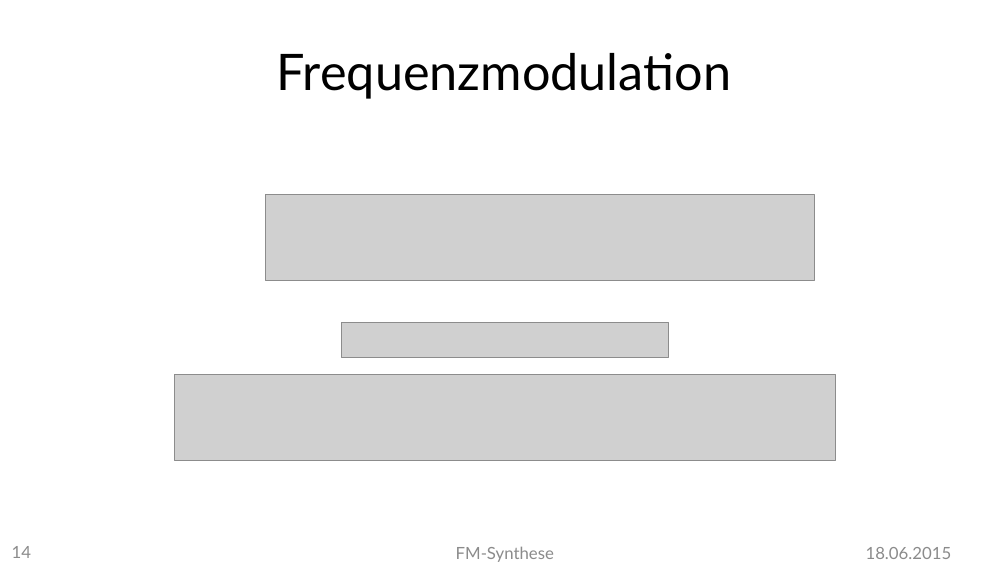
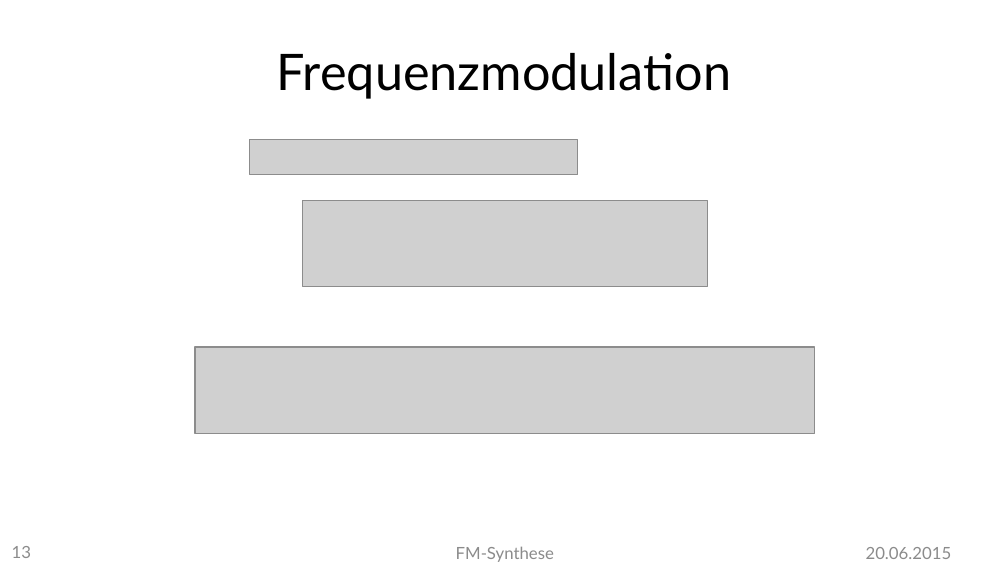
Before and after one commit to MBulli/VSeminar, a slide deck: slide 13 of Praesentation/FMSynthese-Markus.pptx (slide 14 before the commit). Drawn at 1008x567 pixels with LibreOffice and Linux fonts; fonts in the diff are those of the drawing; grey boxes stand for pictures; background and template pictures are left out. Boxes give left, top, right and bottom in pixels: in the first picture for what was removed or moved away, otherwise in the second. Text is boxed around its words. In the diff, an @@ line names an element or a change of style, - is before the commit and + after.

```diff
--- a/Praesentation/FMSynthese-Markus.pptx
+++ b/Praesentation/FMSynthese-Markus.pptx
@@ picture: place and size @@
-picture at [341, 323, 668, 358]
+picture at [250, 140, 578, 175]
@@ picture: place and size @@
-picture at [266, 195, 814, 281]
+picture at [302, 201, 708, 287]
@@ picture added at [195, 347, 814, 433] @@
@@ picture removed at [174, 374, 836, 461] @@
@@ page number at [12, 546, 31, 558]: text changed @@
-14
+13
@@ text at [866, 547, 952, 559]: text changed @@
-18.06.2015
+20.06.2015
```
Also in this commit, not shown: 18 other slides changed, 18 slides added, 1 slide removed, 7 other files.
